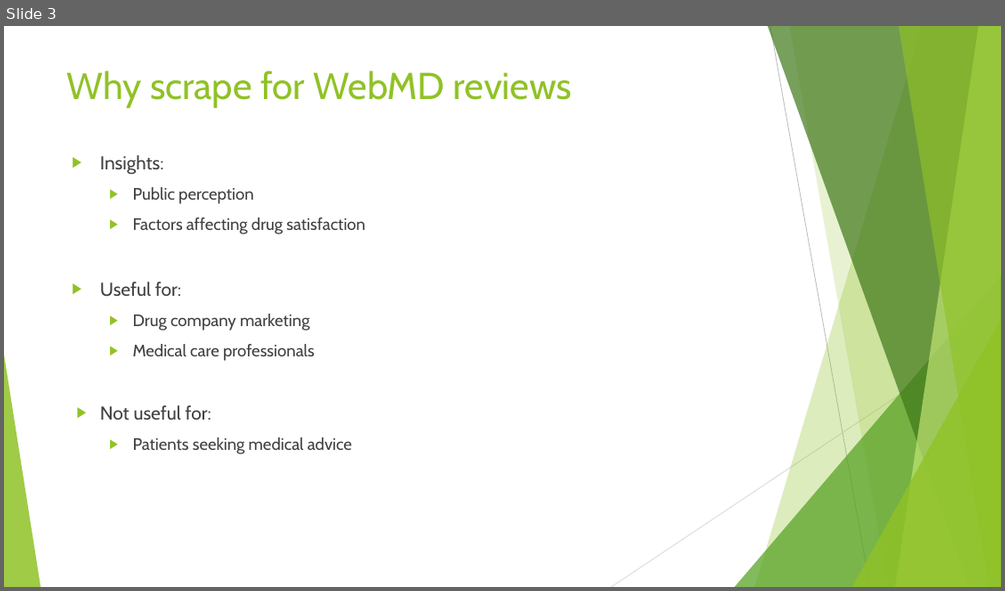
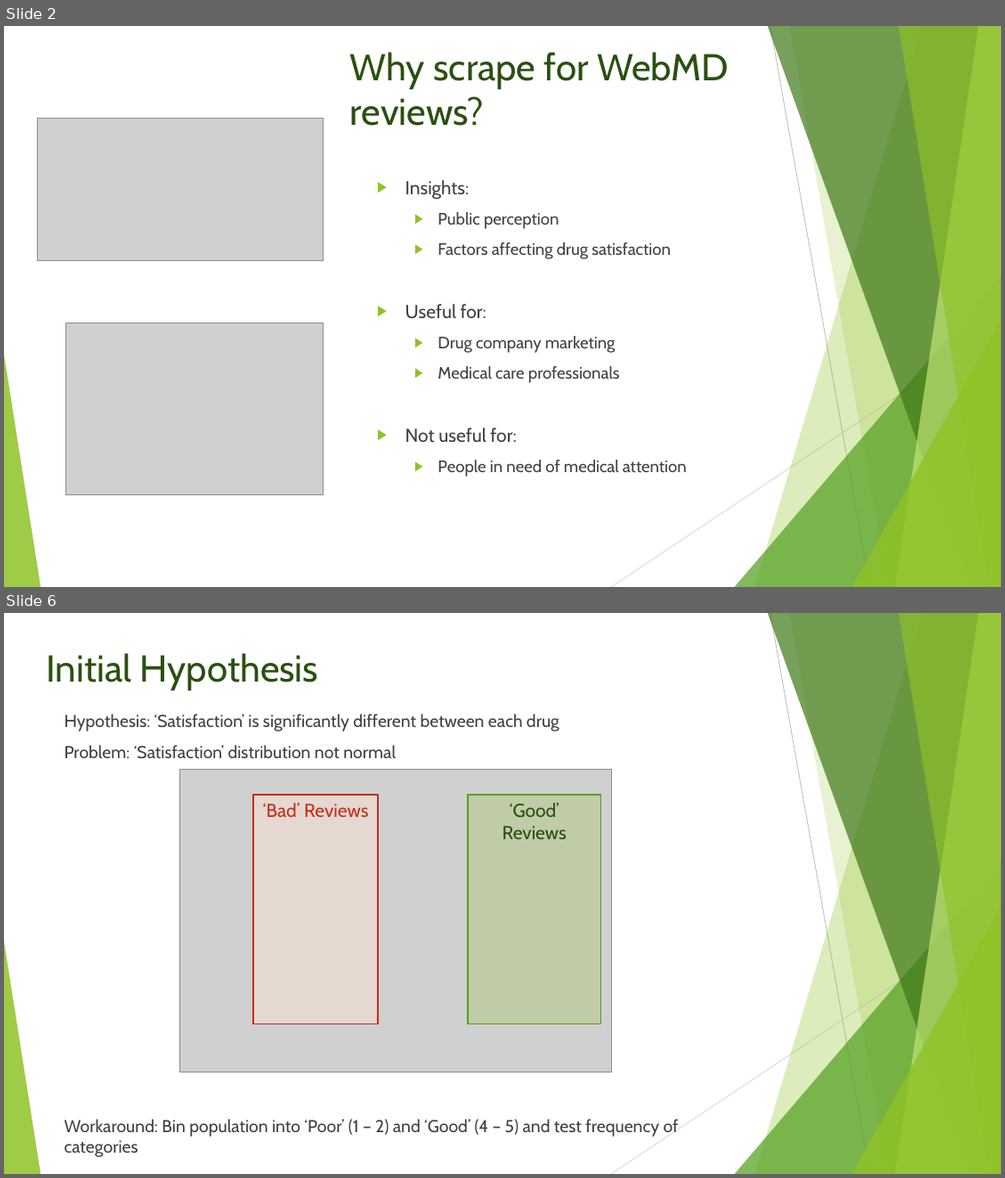
Before and after one commit to chinm0818/WebMDScrape, a slide deck: pres.pptx. Shown one above the other, each under a label of ours: slide 3 before the commit, slides 2 and 6 after it; the slides between them are not shown. The pictures are 1005x591 and 1005x1178 pixels, drawn with LibreOffice and Linux fonts; fonts in the diff are those of the drawing; grey boxes stand for pictures. Boxes give left, top, right and bottom in pixels: in the first picture for what was removed or moved away, otherwise in the second. Text is boxed around its words. In the diff, an @@ line names an element or a change of style, - is before the commit and + after.

```diff
--- a/pres.pptx
+++ b/pres.pptx
@@ slide 6 added at (4,613,1001,1174), background #FFFFFF; not listed: 10 template elements that a slide beside it also shows @@
@@ title added at (46,653,318,690), 36 pt, text #2A5010 @@
+Initial Hypothesis
@@ text added at (65,714,679,1136), 16.6 pt, text #404040 @@
+Hypothesis: ‘Satisfaction’ is significantly different between each drug
+Problem: ‘Satisfaction’ distribution not normal
+Workaround: Bin population into ‘Poor’ (1 – 2) and ‘Good’ (4 – 5) and test frequency of categories
@@ picture added at (179,770,612,1072) @@
@@ rectangle added at (253,795,378,1023), fill #FAE0D1 at 50% opacity, outline #C42F1A 1.5 pt, 18 pt, text #C42F1A @@
+‘Bad’ Reviews
@@ rectangle added at (468,795,600,1023), fill #90C226 at 24% opacity, outline #54A021 1.5 pt, 18 pt, text #2A5010 @@
+‘Good’ Reviews
@@ what was slide 3 is now slide 2 @@
@@ slide 2 changed as well @@
@@ title at (350,52,728,126): text changed; text colour #90C226 to #2A5010 @@
-Why scrape for WebMD reviews
+Why scrape for WebMD reviews?
@@ picture added at (38,118,324,261) @@
@@ text "Insights:": place and size @@
-text "Insights:" at (100,155,365,454)
+text "Insights:" at (405,180,687,476)
@@ picture added at (65,323,324,495) @@
@@ text at (405,427,516,442): indent changed @@
@@ text at (437,459,687,476): text changed @@
-  ▶ Patients seeking medical advice
+  ▶ People in need of medical attention
```
Also in this commit, not shown: 5 other slides changed, 8 other slides added, 1 slide removed, 22 other files.
